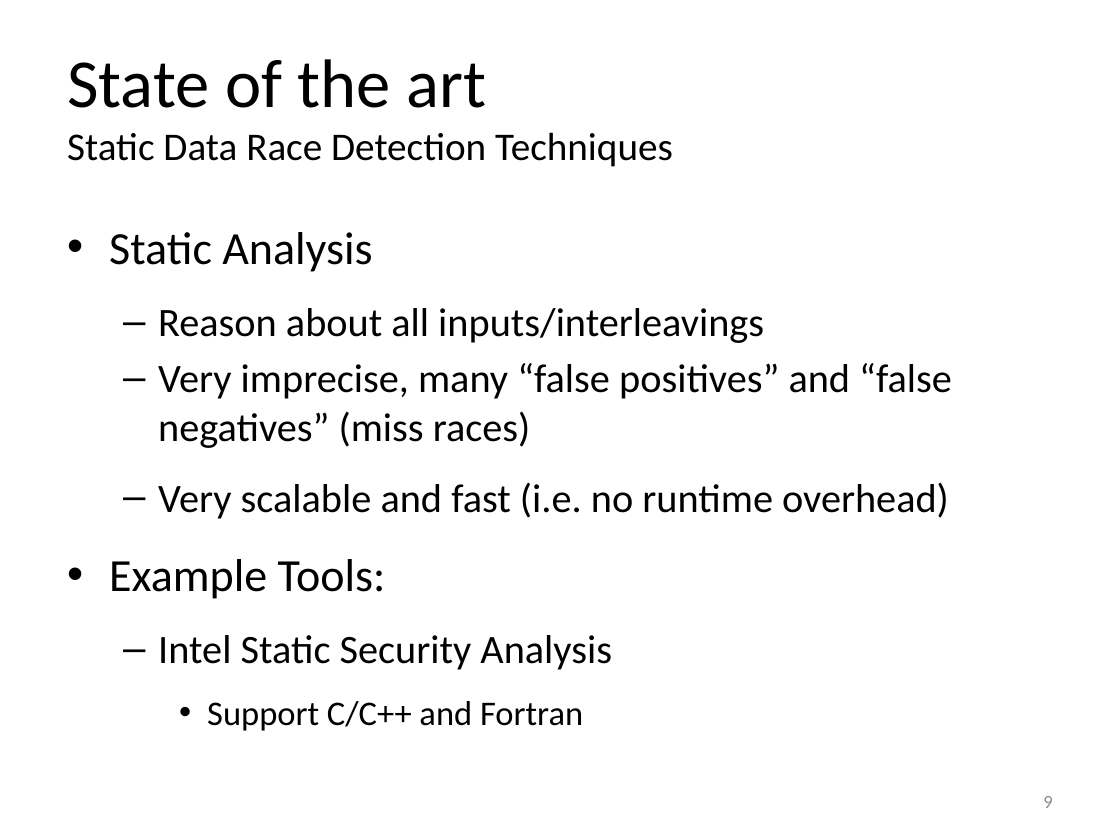
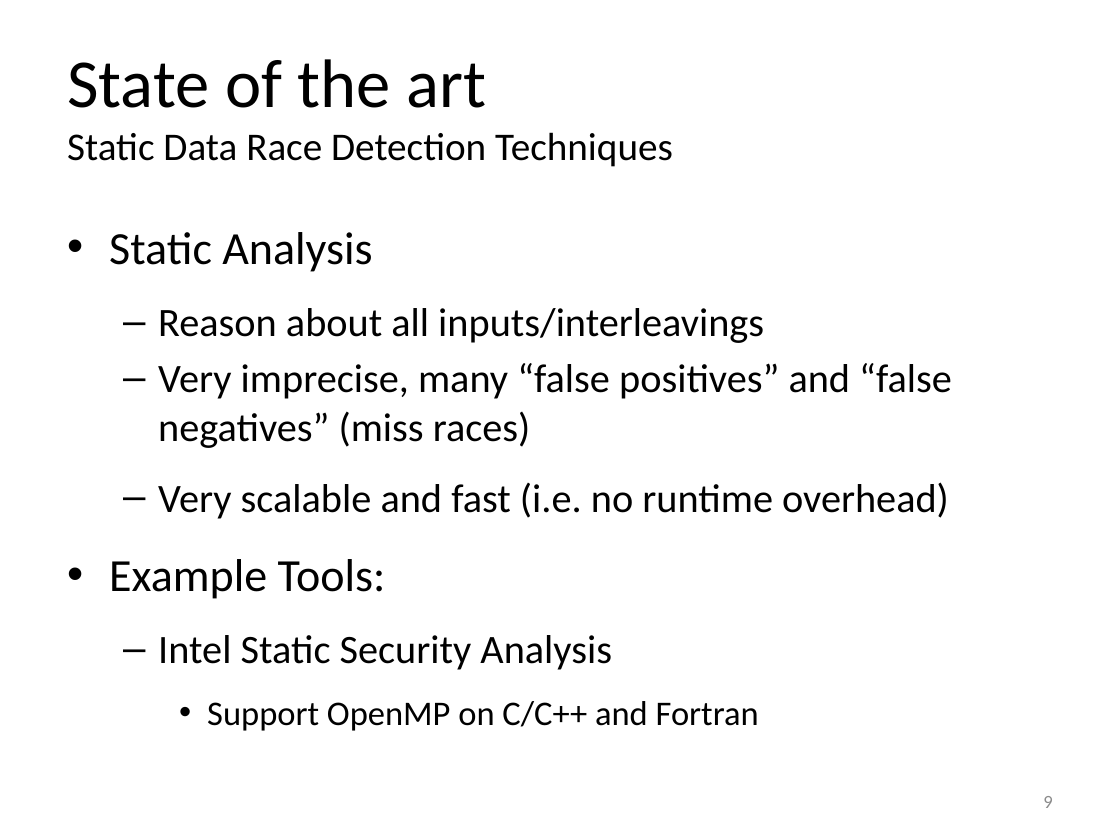
Before and after one commit to simoatze/oral_qualifier, a slide deck: slide 9 of presentation/presentation.pptx. Drawn at 1120x840 pixels with LibreOffice and Linux fonts; fonts in the diff are those of the drawing. Boxes give left, top, right and bottom in pixels: in the first picture for what was removed or moved away, otherwise in the second. Text is boxed around its words. In the diff, an @@ line names an element or a change of style, - is before the commit and + after.

```diff
--- a/presentation/presentation.pptx
+++ b/presentation/presentation.pptx
@@ text at [207, 701, 759, 731]: text changed @@
-    • Support C/C++ and Fortran
+    • Support OpenMP on C/C++ and Fortran
```
Also in this commit, not shown: 4 other slides changed, 2 other files.
